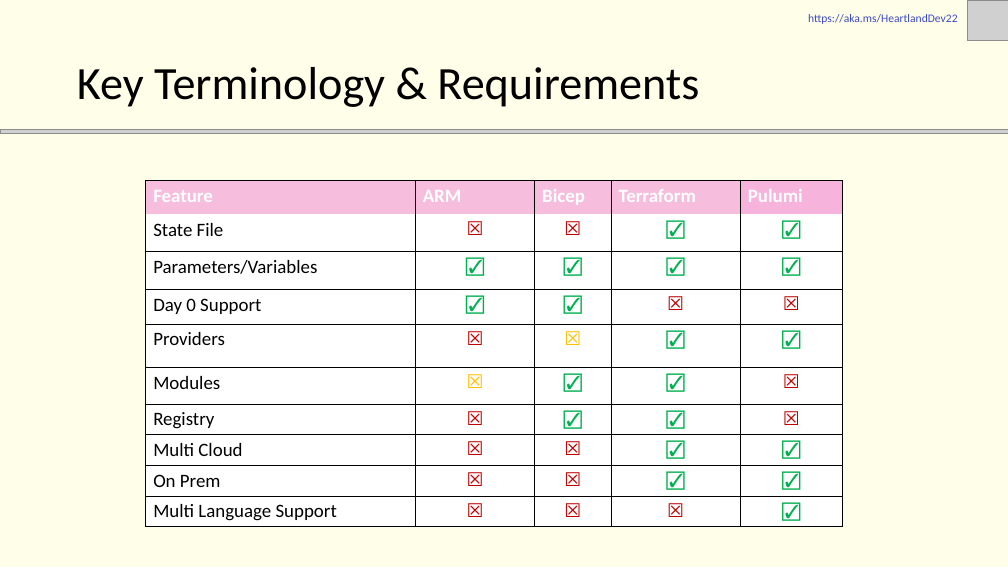
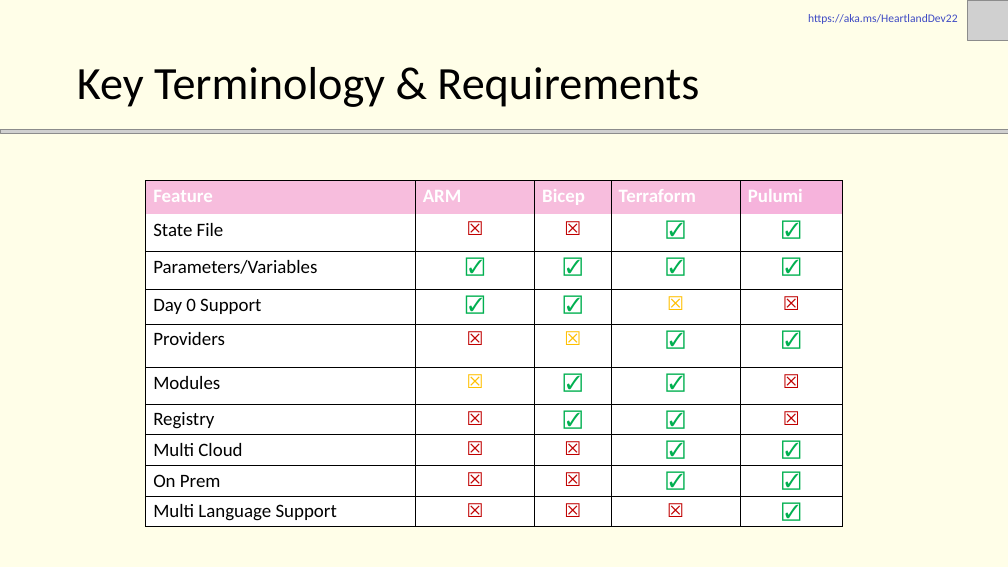
Before and after one commit to JFolberth/Azure_IaC_Flavors, a slide deck: slide 15 of documentation/presentation/Azure _IaC_Flavors.pptx (slide 14 before the commit). Drawn at 1008x567 pixels with LibreOffice and Linux fonts; fonts in the diff are those of the drawing; grey boxes stand for pictures. Boxes give left, top, right and bottom in pixels: in the first picture for what was removed or moved away, otherwise in the second. Text is boxed around its words. In the diff, an @@ line names an element or a change of style, - is before the commit and + after.

```diff
--- a/documentation/presentation/Azure _IaC_Flavors.pptx
+++ b/documentation/presentation/Azure _IaC_Flavors.pptx
@@ table at <box>146,181,843,526</box> @@
@@ text colour #C00000 to #FFC000 in "☒" @@
```
Also in this commit, not shown: 6 other slides changed, 2 slides added, 3 other files.
